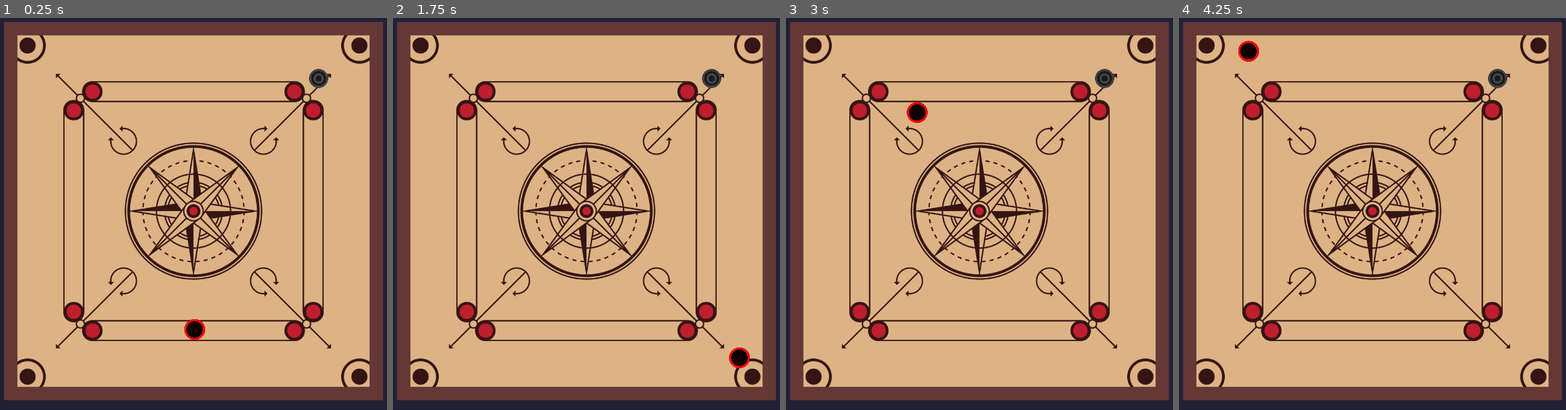
Above: before the commit, frames 1-4 (left to right).
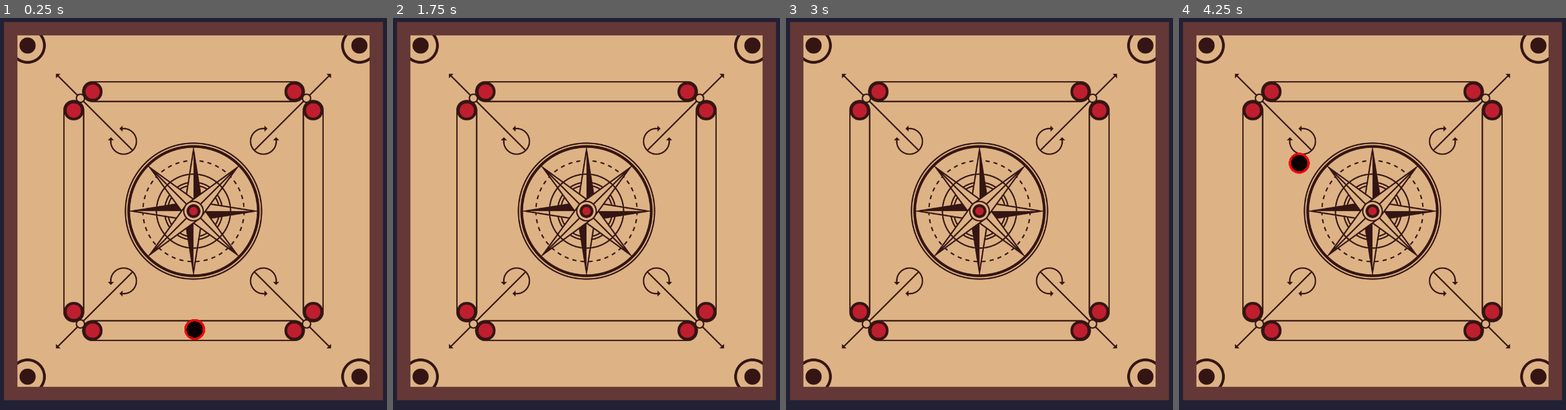
Above: after the commit, the same moments.

Repository: vignesh-seven/carroms
Game: Godot game, scene res://scenes/main.tscn
Same seed, same stepped clock (60 frames per second), same inputs: the game is played once before the commit and once after it.
Inputs (mouse positions are in pixels of both pictures, inside the frame that each line leads up to):
- Up to frame 1 (0.25 s): no input
- Up to frame 2 (1.75 s): tap Enter at 0.5 s; move the mouse to (679, 190) at 0.52 s; press the mouse at (679, 190) at 0.53 s; hold D (right) 0.53-1.28 s; move the mouse to (501, 233) at 1.27 s; release the mouse at (501, 233) at 1.28 s; hold A (left) from 1.28 s (still down); tap Space (shoot) at 1.35 s; click (501, 233) at 1.55 s
- Up to frame 3 (3 s): move the mouse to (1022, 119) at 2.02 s; release A (left) at 2.03 s; press the mouse at (1022, 119) at 2.03 s; hold D (right) from 2.03 s (still down); move the mouse to (960, 296) at 2.77 s; release the mouse at (960, 296) at 2.78 s; click (960, 296) at 2.85 s
- Up to frame 4 (4.25 s): move the mouse to (1496, 272) at 3.52 s; release D (right) at 3.53 s; press the mouse at (1496, 272) at 3.53 s; hold A (left) from 3.53 s (still down); tap Space (shoot) at 3.6 s

The runs differ from the first frame. In frame 1, 0.2% of the frame differs, in the area x 79-85%, y 12-18%; in frame 2, 0.4%; in frame 3, 0.4%; in frame 4, 0.7%, in the area x 15-85%, y 5-40%.

Commit message:
basic aiming control has been added

Diff:
--- a/project.godot
+++ b/project.godot
@@ -25,7 +25,6 @@
 shoot={
 "deadzone": 0.5,
 "events": [Object(InputEventKey,"resource_local_to_scene":false,"resource_name":"","device":-1,"window_id":0,"alt_pressed":false,"shift_pressed":false,"ctrl_pressed":false,"meta_pressed":false,"pressed":false,"keycode":0,"physical_keycode":32,"key_label":0,"unicode":32,"echo":false,"script":null)
-, Object(InputEventMouseButton,"resource_local_to_scene":false,"resource_name":"","device":-1,"window_id":0,"alt_pressed":false,"shift_pressed":false,"ctrl_pressed":false,"meta_pressed":false,"button_mask":1,"position":Vector2(259, 18),"global_position":Vector2(263, 59),"factor":1.0,"button_index":1,"canceled":false,"pressed":true,"double_click":false,"script":null)
 ]
 }
 reset_striker={
@@ -46,6 +45,11 @@
 , Object(InputEventKey,"resource_local_to_scene":false,"resource_name":"","device":-1,"window_id":0,"alt_pressed":false,"shift_pressed":false,"ctrl_pressed":false,"meta_pressed":false,"pressed":false,"keycode":0,"physical_keycode":4194321,"key_label":0,"unicode":0,"echo":false,"script":null)
 ]
 }
+aim={
+"deadzone": 0.5,
+"events": [Object(InputEventMouseButton,"resource_local_to_scene":false,"resource_name":"","device":-1,"window_id":0,"alt_pressed":false,"shift_pressed":false,"ctrl_pressed":false,"meta_pressed":false,"button_mask":1,"position":Vector2(79, 7),"global_position":Vector2(83, 48),"factor":1.0,"button_index":1,"canceled":false,"pressed":true,"double_click":false,"script":null)
+]
+}
 
 [rendering]
 
--- /dev/null
+++ b/scenes/aim_meter.tscn
@@ -0,0 +1,43 @@
+[gd_scene load_steps=8 format=3 uid="uid://cphjjs1fc3suq"]
+
+[sub_resource type="PlaceholderTexture2D" id="PlaceholderTexture2D_aqbbc"]
+
+[sub_resource type="PlaceholderTexture2D" id="PlaceholderTexture2D_i7idu"]
+
+[sub_resource type="PlaceholderTexture2D" id="PlaceholderTexture2D_ht0ul"]
+
+[sub_resource type="PlaceholderTexture2D" id="PlaceholderTexture2D_rx3ya"]
+
+[sub_resource type="StyleBoxLine" id="StyleBoxLine_vfkk2"]
+thickness = 5
+
+[sub_resource type="StyleBoxLine" id="StyleBoxLine_7nkic"]
+color = Color(1, 0.231373, 0.00392157, 1)
+thickness = 5
+
+[sub_resource type="StyleBoxLine" id="StyleBoxLine_eat1c"]
+color = Color(0.870588, 0, 0, 1)
+thickness = 5
+
+[node name="AimMeter" type="CanvasLayer"]
+
+[node name="Control" type="Control" parent="."]
+layout_mode = 3
+anchors_preset = 0
+offset_right = 40.0
+offset_bottom = 40.0
+
+[node name="HSlider" type="HSlider" parent="Control"]
+layout_mode = 2
+anchor_bottom = 0.025
+offset_right = 100.0
+offset_bottom = 19.0
+pivot_offset = Vector2(0, 10)
+theme_override_icons/grabber = SubResource("PlaceholderTexture2D_aqbbc")
+theme_override_icons/grabber_highlight = SubResource("PlaceholderTexture2D_i7idu")
+theme_override_icons/grabber_disabled = SubResource("PlaceholderTexture2D_ht0ul")
+theme_override_icons/tick = SubResource("PlaceholderTexture2D_rx3ya")
+theme_override_styles/slider = SubResource("StyleBoxLine_vfkk2")
+theme_override_styles/grabber_area = SubResource("StyleBoxLine_7nkic")
+theme_override_styles/grabber_area_highlight = SubResource("StyleBoxLine_eat1c")
+value = 30.0
--- a/scenes/main.tscn
+++ b/scenes/main.tscn
@@ -1,13 +1,10 @@
-[gd_scene load_steps=12 format=3 uid="uid://w4gcorywtwwu"]
+[gd_scene load_steps=9 format=3 uid="uid://w4gcorywtwwu"]
 
 [ext_resource type="Texture2D" uid="uid://lljnpc2hsydm" path="res://sprites/carrom-board.png" id="1_a7er2"]
 [ext_resource type="Script" path="res://scenes/main.gd" id="1_vu3lo"]
 [ext_resource type="Script" path="res://scenes/goal_points.gd" id="2_ei0oq"]
-[ext_resource type="Texture2D" uid="uid://coedtgnoxag45" path="res://sprites/striker.png" id="4_5nxg1"]
-[ext_resource type="PackedScene" uid="uid://bookjoi74jimp" path="res://scenes/black_carrom.tscn" id="4_kcsvf"]
 [ext_resource type="PackedScene" uid="uid://dacxphk8sfpdu" path="res://scenes/striker_dummy.tscn" id="4_o4jug"]
 [ext_resource type="Script" path="res://scenes/strikers.gd" id="4_sbwrm"]
-[ext_resource type="Script" path="res://scenes/striker_dummy.gd" id="6_uiwwm"]
 
 [sub_resource type="PhysicsMaterial" id="PhysicsMaterial_e7887"]
 friction = 0.4
@@ -16,7 +13,7 @@
 [sub_resource type="WorldBoundaryShape2D" id="WorldBoundaryShape2D_vjnfr"]
 
 [sub_resource type="CircleShape2D" id="CircleShape2D_d2vdn"]
-radius = 41.6666
+radius = 46.6667
 
 [node name="Main" type="Node2D"]
 script = ExtResource("1_vu3lo")
@@ -62,23 +59,12 @@
 shape = SubResource("CircleShape2D_d2vdn")
 
 [node name="BottomLeft" type="CollisionShape2D" parent="CarromBoard/GoalPoints"]
-position = Vector2(-85, 840)
+position = Vector2(-71.6667, 830)
 shape = SubResource("CircleShape2D_d2vdn")
 
 [node name="BottomRight" type="CollisionShape2D" parent="CarromBoard/GoalPoints"]
-position = Vector2(708.333, 751.667)
+position = Vector2(790, 830)
 shape = SubResource("CircleShape2D_d2vdn")
-
-[node name="CanvasLayer" type="CanvasLayer" parent="CarromBoard/GoalPoints/BottomRight"]
-visible = false
-
-[node name="TextureRect" type="TextureRect" parent="CarromBoard/GoalPoints/BottomRight/CanvasLayer"]
-offset_left = 475.0
-offset_top = 477.0
-offset_right = 593.0
-offset_bottom = 595.0
-texture = ExtResource("4_5nxg1")
-expand_mode = 1
 
 [node name="StrikerPositionMarker" type="Marker2D" parent="."]
 position = Vector2(326, 508)
@@ -134,14 +120,11 @@
 position = Vector2(500, 300)
 metadata/color = "black"
 
-[node name="BlackCarrom" parent="Carroms" instance=ExtResource("4_kcsvf")]
-position = Vector2(518, 118)
-
 [node name="Strikers" type="Node2D" parent="."]
 script = ExtResource("4_sbwrm")
 
 [node name="StrikerDummy" parent="Strikers" instance=ExtResource("4_o4jug")]
-script = ExtResource("6_uiwwm")
+visible = false
 
 [node name="StrikerPhysics" type="Node2D" parent="Strikers"]
 
--- a/scenes/striker.tscn
+++ b/scenes/striker.tscn
@@ -9,7 +9,7 @@
 gravity_scale = 0.0
 linear_damp = 1.0
 
-[node name="Sprite2D" type="Sprite2D" parent="."]
+[node name="StrikerSprite" type="Sprite2D" parent="."]
 scale = Vector2(0.11, 0.11)
 texture = ExtResource("2_cer3b")
 
--- a/scenes/striker_dummy.gd
+++ b/scenes/striker_dummy.gd
@@ -1,10 +1,12 @@
-extends Sprite2D
+extends Node2D
 
 
 # Called when the node enters the scene tree for the first time.
 func _ready():
 	#print("hi from striker_dummy.gd")
 	visible = true
+	$AimCircleSprite.visible = false
+	$Control.visible = false
 	position = $"../../StrikerPositionMarker".position
 
 func _process(delta):
@@ -18,6 +20,27 @@
 			position.x += 200 * delta
 			$"../../StrikerPositionMarker".position = position
 
+	if Input.is_action_pressed("aim"):
+		# change angle based on mouse position
+		var angle = $Control.position.angle_to_point(get_local_mouse_position())
+		$Control.rotation = angle
+
+		# change aim slider value based on mouse position
+		var distance = global_position.distance_to(get_global_mouse_position())
+		distance *= 2  # the measurements don't match for "distance" and "aimcircle width" for some reason, this is a temporary fix
+		var aim_circle_radius = $AimCircleSprite.texture.get_width() * $AimCircleSprite.scale.x
+		var value = (distance / aim_circle_radius) * 100
+		if value > 100: value = 100 # make sure the slider value isnt over 100%
+		$Control/HSlider.value = value
+
+	if Input.is_action_just_pressed("aim"):
+		$AimCircleSprite.visible = true
+		$Control.visible = true
+
+	if Input.is_action_just_released("aim"):
+		$AimCircleSprite.visible = false
+		$Control.visible = false
+
 
 func _on_strikers_reset_striker():
 	visible = true
--- a/scenes/striker_dummy.tscn
+++ b/scenes/striker_dummy.tscn
@@ -1,7 +1,56 @@
-[gd_scene load_steps=2 format=3 uid="uid://dacxphk8sfpdu"]
+[gd_scene load_steps=10 format=3 uid="uid://dacxphk8sfpdu"]
 
+[ext_resource type="Script" path="res://scenes/striker_dummy.gd" id="1_e3j7y"]
 [ext_resource type="Texture2D" uid="uid://coedtgnoxag45" path="res://sprites/striker.png" id="2_8v4t0"]
+[ext_resource type="Texture2D" uid="uid://bkc3fotjemxmg" path="res://sprites/aim-area.png" id="2_i0mxe"]
 
-[node name="StrikerDummy" type="Sprite2D"]
+[sub_resource type="PlaceholderTexture2D" id="PlaceholderTexture2D_cul22"]
+
+[sub_resource type="PlaceholderTexture2D" id="PlaceholderTexture2D_kslyd"]
+
+[sub_resource type="PlaceholderTexture2D" id="PlaceholderTexture2D_xfaq0"]
+
+[sub_resource type="PlaceholderTexture2D" id="PlaceholderTexture2D_uapht"]
+
+[sub_resource type="StyleBoxLine" id="StyleBoxLine_x141t"]
+grow_begin = 0.0
+grow_end = 0.0
+thickness = 10
+
+[sub_resource type="StyleBoxLine" id="StyleBoxLine_i7ypc"]
+color = Color(1, 0.231373, 0.00392157, 1)
+grow_begin = 0.0
+grow_end = 0.0
+thickness = 10
+
+[node name="StrikerDummy" type="Node2D"]
+script = ExtResource("1_e3j7y")
+
+[node name="AimCircleSprite" type="Sprite2D" parent="."]
+scale = Vector2(0.5, 0.5)
+texture = ExtResource("2_i0mxe")
+
+[node name="StrikerDummySprite" type="Sprite2D" parent="."]
 scale = Vector2(0.11, 0.11)
 texture = ExtResource("2_8v4t0")
+
+[node name="Control" type="Control" parent="."]
+layout_mode = 3
+anchors_preset = 0
+offset_right = 40.0
+offset_bottom = 40.0
+
+[node name="HSlider" type="HSlider" parent="Control"]
+layout_mode = 1
+offset_top = -10.0
+offset_right = 125.0
+offset_bottom = 10.0
+pivot_offset = Vector2(0, 10)
+theme_override_icons/grabber = SubResource("PlaceholderTexture2D_cul22")
+theme_override_icons/grabber_highlight = SubResource("PlaceholderTexture2D_kslyd")
+theme_override_icons/grabber_disabled = SubResource("PlaceholderTexture2D_xfaq0")
+theme_override_icons/tick = SubResource("PlaceholderTexture2D_uapht")
+theme_override_styles/slider = SubResource("StyleBoxLine_x141t")
+theme_override_styles/grabber_area = SubResource("StyleBoxLine_i7ypc")
+theme_override_styles/grabber_area_highlight = SubResource("StyleBoxLine_i7ypc")
+value = 50.0
--- a/scenes/strikers.gd
+++ b/scenes/strikers.gd
@@ -14,7 +14,10 @@
 
 # Called every frame. 'delta' is the elapsed time since the previous frame.
 func _process(delta):
-	pass
+	if Input.is_action_just_pressed("aim"):
+		print("Aiming")
+	if Input.is_action_just_released("aim"):
+		print("Released")
 
 func _physics_process(delta):
 	if Input.is_action_just_pressed("shoot"):
Binary file added: sprites/aim-area.png
Not shown, added: sprites/aim-area.png.import
